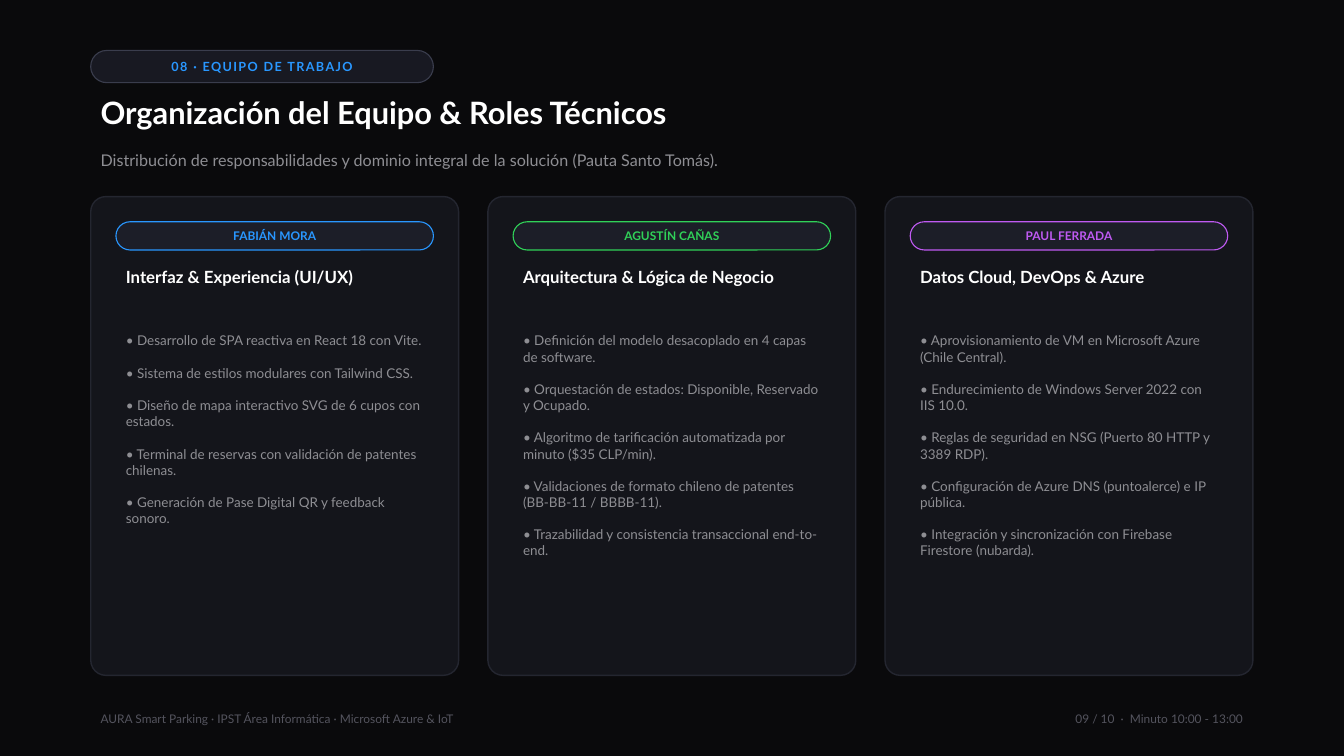
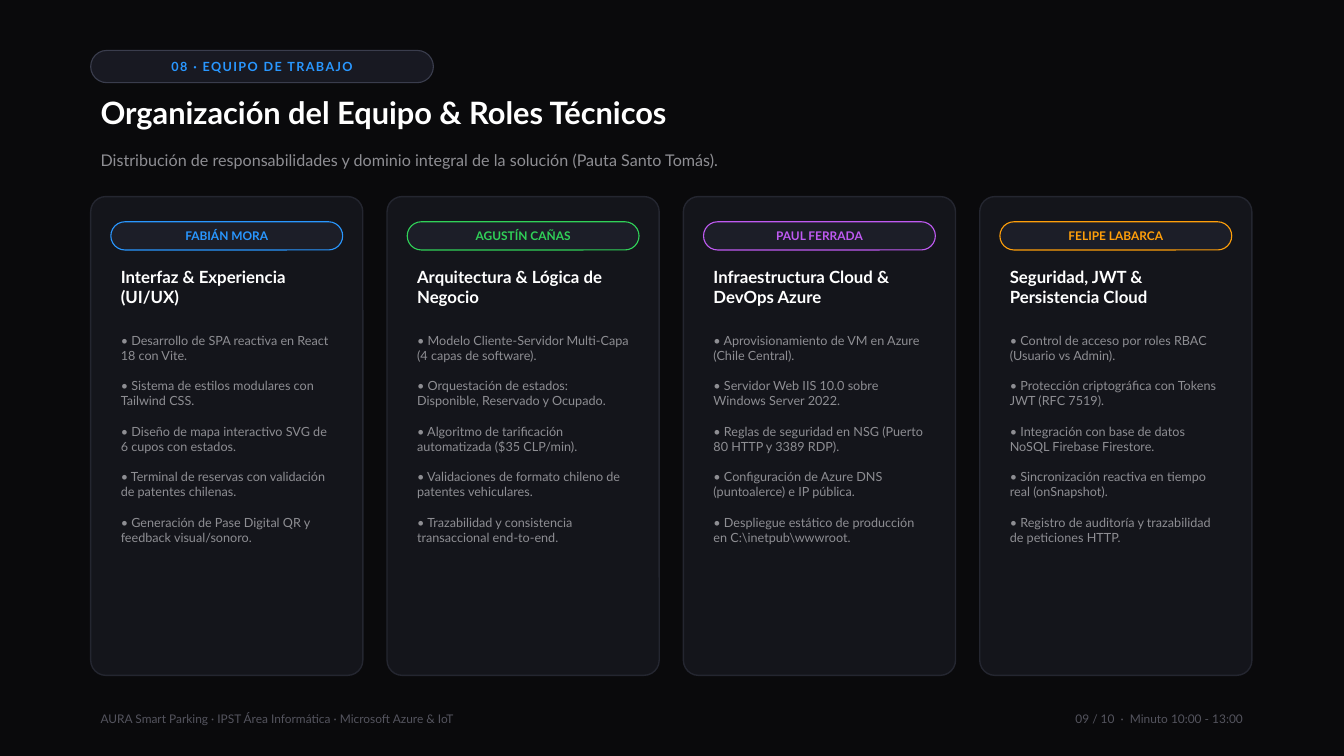
Before and after one commit to PaulFL808/INTELIGEMENTE-ESTACIONADO, a slide deck: slide 9 of Presentacion_AURA_SmartParking_Azure.pptx. Drawn at 1344x756 pixels with LibreOffice and Linux fonts; fonts in the diff are those of the drawing. Boxes give left, top, right and bottom in pixels: in the first picture for what was removed or moved away, otherwise in the second. Text is boxed around its words. In the diff, an @@ line names an element or a change of style, - is before the commit and + after.

Commit message:
docs: actualizar version final de informes, diapositivas y arquitectura para los 4 integrantes (Paul Ferrada, Agustin Cañas, Fabian Mora y Felipe Labarca)

```diff
--- a/Presentacion_AURA_SmartParking_Azure.pptx
+++ b/Presentacion_AURA_SmartParking_Azure.pptx
@@ rounded rectangle: place and size @@
-rounded rectangle at [91,197,459,676]
+rounded rectangle at [91,197,363,676]
@@ rounded rectangle: place and size @@
-rounded rectangle at [488,197,856,676]
+rounded rectangle at [387,197,659,676]
@@ proportions changed in 3 elements at [91,197,363,676], [387,197,659,676], [684,197,956,676] @@
@@ rounded rectangle: place and size @@
-rounded rectangle at [885,197,1253,676]
+rounded rectangle at [684,197,956,676]
@@ rounded rectangle added at [980,197,1252,676], fill #14151B, outline #242630 1 pt @@
@@ text "FABIÁN MORA": place and size @@
-text "FABIÁN MORA" at [233,230,316,240]
+text "FABIÁN MORA" at [185,230,268,240]
@@ rounded rectangle: place and size @@
-rounded rectangle at [116,222,434,250]
+rounded rectangle at [111,222,343,250]
@@ text "AGUSTÍN CAÑAS": place and size @@
-text "AGUSTÍN CAÑAS" at [624,230,719,240]
+text "AGUSTÍN CAÑAS" at [476,230,570,240]
@@ rounded rectangle: place and size @@
-rounded rectangle at [513,222,831,250]
+rounded rectangle at [407,222,639,250]
@@ text "PAUL FERRADA": place and size @@
-text "PAUL FERRADA" at [1026,231,1112,240]
+text "PAUL FERRADA" at [776,231,862,240]
@@ rounded rectangle: place and size @@
-rounded rectangle at [910,222,1228,250]
+rounded rectangle at [704,222,936,250]
@@ rounded rectangle added at [1000,222,1232,250], fill #1C1E28, outline #FF9F0A 0.8 pt @@
@@ text added at [1068,231,1163,240], 8.5 pt, text #FF9F0A, bold @@
+FELIPE LABARCA
@@ text "Interfaz & Experiencia (UI/UX)" rewrapped from [126,270,353,286] to [121,270,286,306] @@
@@ text "Arquitectura & Lógica de Negocio" rewrapped from [523,270,774,286] to [417,270,602,306] @@
@@ text at [713,270,873,306]: text changed @@
-Datos Cloud, DevOps & Azure
+Infraestructura Cloud & DevOps Azure
@@ text added at [1010,270,1147,303], 12 pt, text #FFFFFF, bold @@
+Seguridad, JWT & Persistencia Cloud
@@ text at [121,336,328,543]: text changed; size 9.6 to 9 pt @@
-• Desarrollo de SPA reactiva en React 18 con Vite.
-• Sistema de estilos modulares con Tailwind CSS.
-• Diseño de mapa interactivo SVG de 6 cupos con estados.
-• Terminal de reservas con validación de patentes chilenas.
-• Generación de Pase Digital QR y feedback sonoro.
+• Desarrollo de SPA reactiva en React 18 con Vite.
+• Sistema de estilos modulares con Tailwind CSS.
+• Diseño de mapa interactivo SVG de 6 cupos con estados.
+• Terminal de reservas con validación de patentes chilenas.
+• Generación de Pase Digital QR y feedback visual/sonoro.
@@ text at [417,336,629,542]: text changed; size 9.6 to 9 pt @@
-• Definición del modelo desacoplado en 4 capas de software.
-• Orquestación de estados: Disponible, Reservado y Ocupado.
-• Algoritmo de tarificación automatizada por minuto ($35 CLP/min).
-• Validaciones de formato chileno de patentes (BB-BB-11 / BBBB-11).
-• Trazabilidad y consistencia transaccional end-to-end.
+• Modelo Cliente-Servidor Multi-Capa (4 capas de software).
+• Orquestación de estados: Disponible, Reservado y Ocupado.
+• Algoritmo de tarificación automatizada ($35 CLP/min).
+• Validaciones de formato chileno de patentes vehiculares.
+• Trazabilidad y consistencia transaccional end-to-end.
@@ text at [713,336,923,544]: text changed; size 9.6 to 9 pt @@
-• Aprovisionamiento de VM en Microsoft Azure (Chile Central).
-• Endurecimiento de Windows Server 2022 con IIS 10.0.
-• Reglas de seguridad en NSG (Puerto 80 HTTP y 3389 RDP).
-• Configuración de Azure DNS (puntoalerce) e IP pública.
-• Integración y sincronización con Firebase Firestore (nubarda).
+• Aprovisionamiento de VM en Azure (Chile Central).
+• Servidor Web IIS 10.0 sobre Windows Server 2022.
+• Reglas de seguridad en NSG (Puerto 80 HTTP y 3389 RDP).
+• Configuración de Azure DNS (puntoalerce) e IP pública.
+• Despliegue estático de producción en C:\inetpub\wwwroot.
@@ text added at [1010,336,1216,544], 9 pt, text #8E8E93 @@
+• Control de acceso por roles RBAC (Usuario vs Admin).
+• Protección criptográfica con Tokens JWT (RFC 7519).
+• Integración con base de datos NoSQL Firebase Firestore.
+• Sincronización reactiva en tiempo real (onSnapshot).
+• Registro de auditoría y trazabilidad de peticiones HTTP.
```
Also in this commit, not shown: 2 other slides changed, 11 other files.
